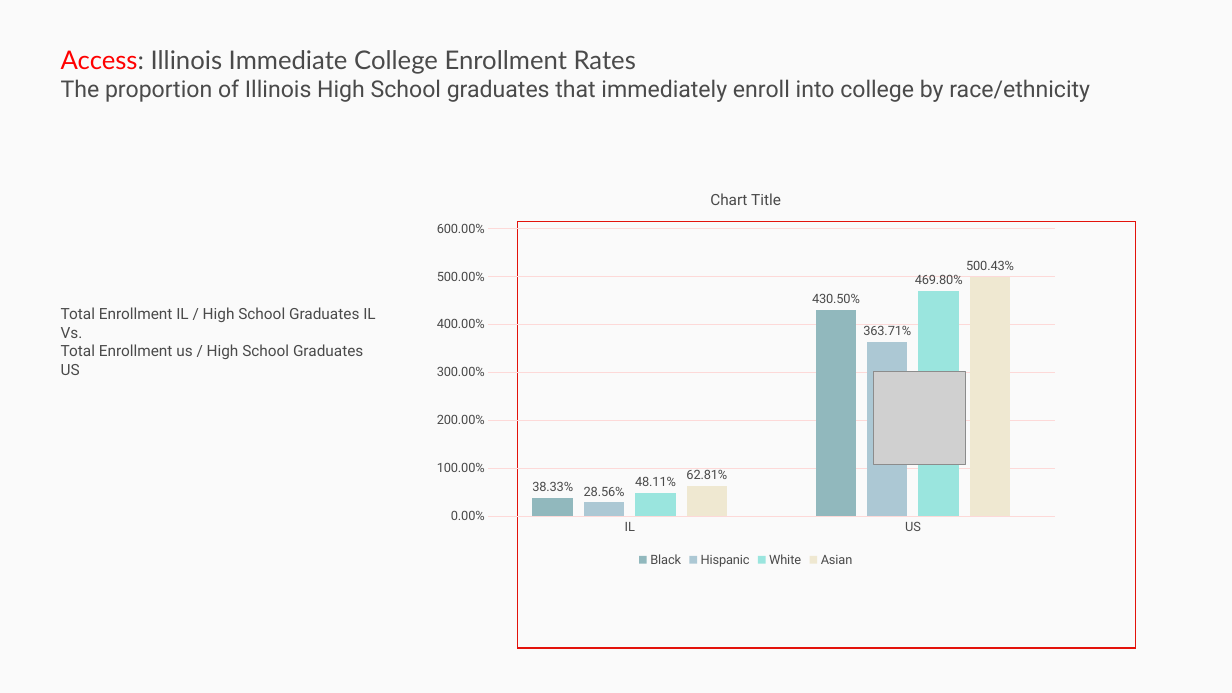
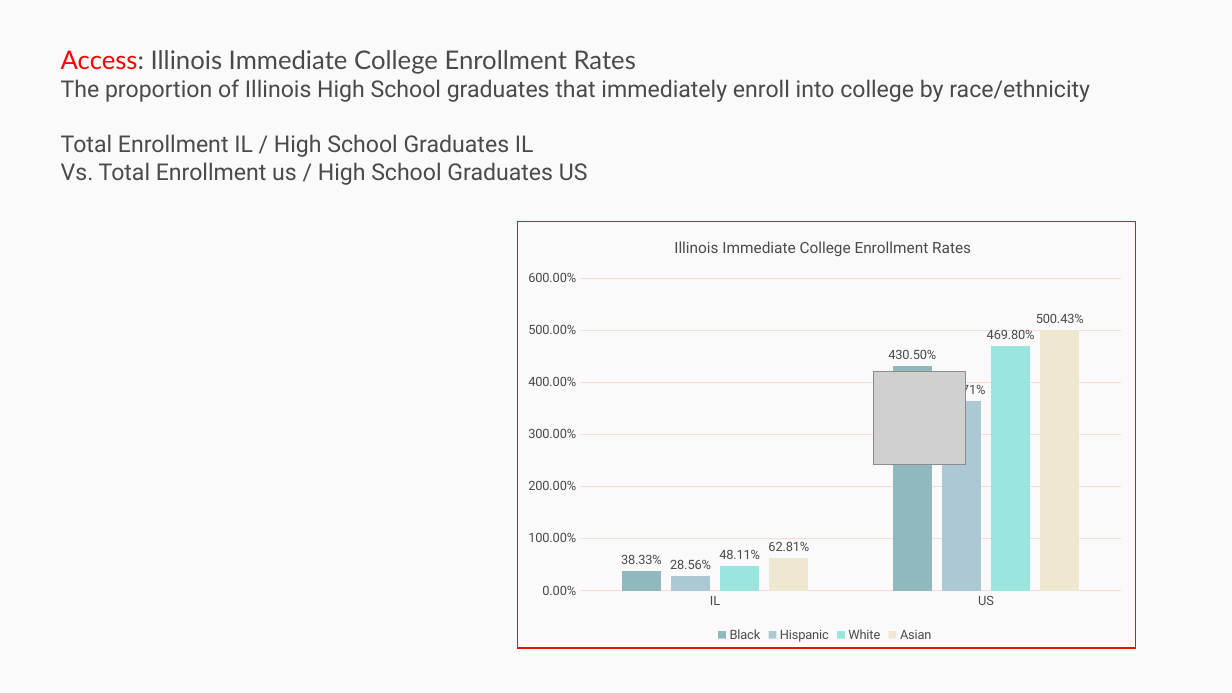
Before and after one commit to p33chicago/P33-DEI-dashboard-project, a slide deck: slide 28 of docs/Deep diving plots.pptx (slide 29 before the commit). Drawn at 1232x693 pixels with LibreOffice and Linux fonts; fonts in the diff are those of the drawing; grey boxes stand for pictures. Boxes give left, top, right and bottom in pixels: in the first picture for what was removed or moved away, otherwise in the second. Text is boxed around its words. In the diff, an @@ line names an element or a change of style, - is before the commit and + after.

```diff
--- a/docs/Deep diving plots.pptx
+++ b/docs/Deep diving plots.pptx
@@ text at [61,134,588,185]: paragraphs added @@
+Total Enrollment IL / High School Graduates IL
+Vs. Total Enrollment us / High School Graduates US
@@ column chart at [516,222,1134,646] @@
@@ title "Illinois Immediate College Enrollment Rates  " added @@
@@ column chart: place and size @@
-column chart at [424,174,1067,571]
+column chart at [516,222,1134,646]
@@ text removed at [61,307,375,375] @@
-Total Enrollment IL / High School Graduates IL
-Vs.
-Total Enrollment us / High School Graduates US
```
Also in this commit, not shown: 16 other slides changed, 1 slide removed, 1 other file.
